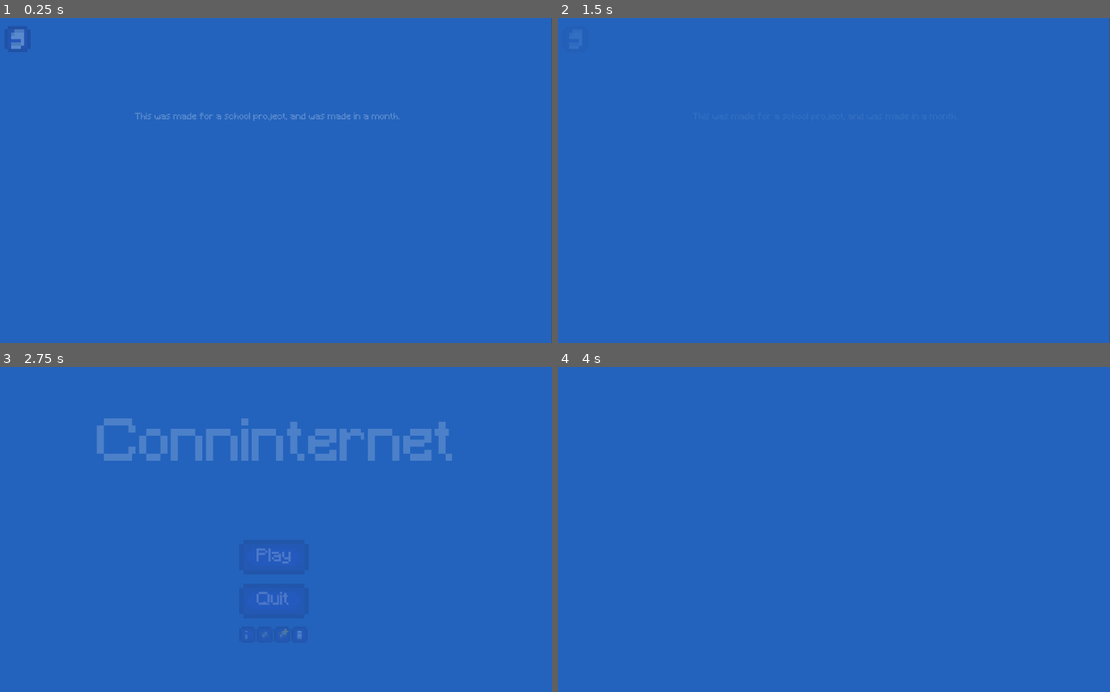
Above: before the commit, frames 1-4 (two rows, left to right).
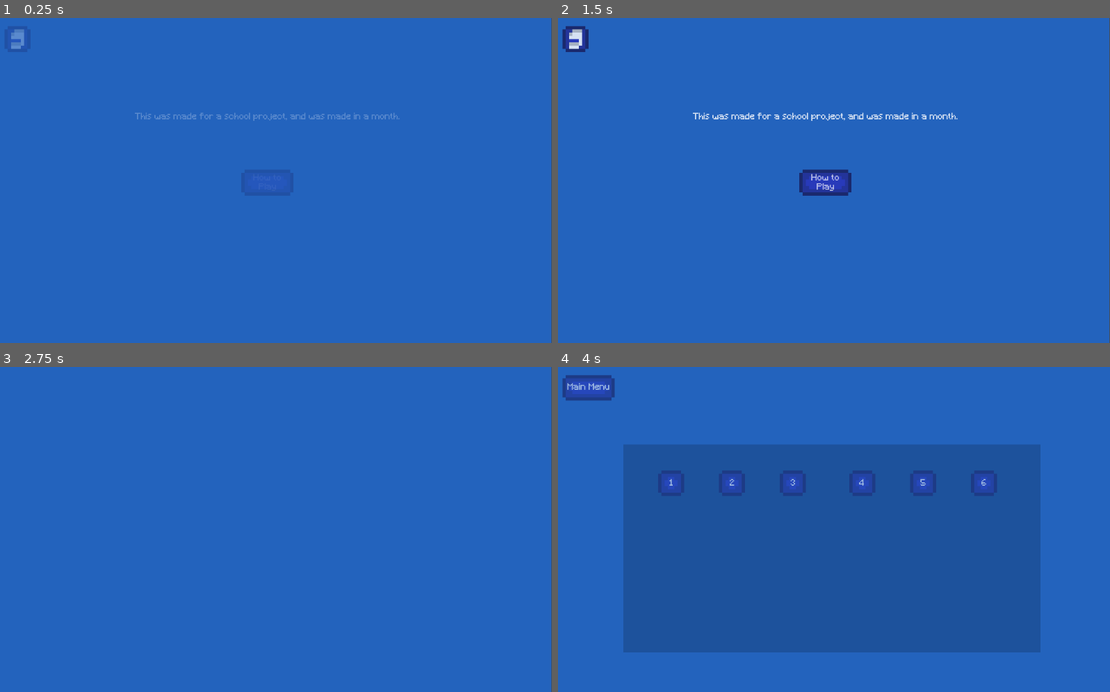
Above: after the commit, the same moments.

Repository: DevBadger10/conninternet
Game: Godot game, scene res://Scenes/Info.tscn
Same seed, same stepped clock (60 frames per second), same inputs: the game is played once before the commit and once after it. This scene is started directly instead of the project's main scene.
Inputs (mouse positions are in pixels of both pictures, inside the frame that each line leads up to):
- Up to frame 1 (0.25 s): no input
- Up to frame 2 (1.5 s): click (574, 37) at 0.5 s; click (822, 183) at 1.25 s, where only the run after the commit has a clickable "How to Play"
- Up to frame 3 (2.75 s): move the mouse to (397, 513) at 2.02 s; click (397, 513) at 2.1 s
- Up to frame 4 (4 s): click (806, 633) at 2.77 s; click (591, 386) at 3.5 s, where only the run after the commit has a clickable "Main Menu"

The runs differ from the first frame. In frame 2, 1.5% of the frame differs, in the area x 0-73%, y 2-55%; in frame 3, 3.5%; in frame 4, 49%, in the area x 0-88%, y 2-88%.

Commit message:
Started to Iterate

Diff:
--- /dev/null
+++ b/Conninternet/Scenes/How To Play/InfoOne.gd
@@ -0,0 +1,87 @@
+extends Node2D
+#var cfg
+#var err
+onready var NextArrow = load("res://Resources/NextArrow.png")
+onready var BackButton = load("res://Resources/Button_Back.png")
+
+func _ready():
+	#cfg = ConfigFile.new()
+	#err = cfg.load("user://tutorial.cfg")
+	#if err != OK:
+	#	print("Not OK!") # why this no work
+	#if ProjectSettings.get_setting("Global/ProceedToGameOrToInfoScreen"): #and cfg.get_value("fullcompleted", "one"):# Cant do the cfg right now its too hard and godot cant create empty files #completed is access and fullcompleted is if it has been accessed through gameplay
+	#	get_tree().change_scene("res://Scenes/Playing.tscn")
+	#else:
+	fadein()
+	if ProjectSettings.get_setting("Global/ProceedToGameOrToInfoScreen"):
+		Print(ProjectSettings.get_setting("Global/ProceedToGameOrToInfoScreen"))
+		$TextureButton.texture_normal = NextArrow
+	if not ProjectSettings.get_setting("Global/ProceedToGameOrToInfoScreen"):
+		Print(ProjectSettings.get_setting("Global/ProceedToGameOrToInfoScreen"))
+		$TextureButton.texture_normal = BackButton
+
+
+func fadein():
+	$Tween.interpolate_property($RichTextLabel, "modulate", Color(1, 1, 1, 0), Color(1, 1, 1, 1), 1.0, Tween.TRANS_LINEAR, Tween.EASE_IN)
+	$Tween2.interpolate_property($RichTextLabel2, "modulate", Color(1, 1, 1, 0), Color(1, 1, 1, 1), 1.0, Tween.TRANS_LINEAR, Tween.EASE_IN)
+	$Tween3.interpolate_property($RichTextLabel3, "modulate", Color(1, 1, 1, 0), Color(1, 1, 1, 1), 1.0, Tween.TRANS_LINEAR, Tween.EASE_IN)
+	$Tween4.interpolate_property($C2s, "modulate", Color(1, 1, 1, 0), Color(1, 1, 1, 1), 1.0, Tween.TRANS_LINEAR, Tween.EASE_IN)
+	$Tween5.interpolate_property($ReceiveAntennaVersion2, "modulate", Color(1, 1, 1, 0), Color(1, 1, 1, 1), 1.0, Tween.TRANS_LINEAR, Tween.EASE_IN)
+	$Tween6.interpolate_property($SendAttenna, "modulate", Color(1, 1, 1, 0), Color(1, 1, 1, 1), 1.0, Tween.TRANS_LINEAR, Tween.EASE_IN)
+	$Tween7.interpolate_property($Proxy, "modulate", Color(1, 1, 1, 0), Color(1, 1, 1, 1), 1.0, Tween.TRANS_LINEAR, Tween.EASE_IN)
+	$Tween8.interpolate_property($AddButton, "modulate", Color(1, 1, 1, 0), Color(1, 1, 1, 1), 1.0, Tween.TRANS_LINEAR, Tween.EASE_IN)
+	$Tween9.interpolate_property($ChangeButton, "modulate", Color(1, 1, 1, 0), Color(1, 1, 1, 1), 1.0, Tween.TRANS_LINEAR, Tween.EASE_IN)
+	$Tween10.interpolate_property($PoweredOffProxy, "modulate", Color(1, 1, 1, 0), Color(1, 1, 1, 1), 1.0, Tween.TRANS_LINEAR, Tween.EASE_IN)
+	$Tween11.interpolate_property($"DeleteButton(RedNotWhite)", "modulate", Color(1, 1, 1, 0), Color(1, 1, 1, 1), 1.0, Tween.TRANS_LINEAR, Tween.EASE_IN)
+	$Tween12.interpolate_property($TextureButton, "modulate", Color(1, 1, 1, 0), Color(1, 1, 1, 1), 1.0, Tween.TRANS_LINEAR, Tween.EASE_IN)
+	$Tween.start()
+	$Tween2.start()
+	$Tween3.start()
+	$Tween4.start()
+	$Tween5.start()
+	$Tween6.start()
+	$Tween7.start()
+	$Tween8.start()
+	$Tween9.start()
+	$Tween10.start()
+	$Tween11.start()
+	$Tween12.start()
+
+func Print(string):
+	print(str(string))
+
+
+func _on_TextureButton_pressed():
+	if ProjectSettings.get_setting("Global/ProceedToGameOrToInfoScreen"):
+		fadeout("res://Scenes/Playing.tscn")
+	if not ProjectSettings.get_setting("Global/ProceedToGameOrToInfoScreen"):
+		fadeout("res://Scenes/Info.tscn")
+
+func fadeout(path):
+	$Tween.interpolate_property($RichTextLabel, "modulate", Color(1, 1, 1, 1), Color(1, 1, 1, 0), 1.0, Tween.TRANS_LINEAR, Tween.EASE_IN)
+	$Tween2.interpolate_property($RichTextLabel2, "modulate", Color(1, 1, 1, 1), Color(1, 1, 1, 0), 1.0, Tween.TRANS_LINEAR, Tween.EASE_IN)
+	$Tween3.interpolate_property($RichTextLabel3, "modulate", Color(1, 1, 1, 1), Color(1, 1, 1, 0), 1.0, Tween.TRANS_LINEAR, Tween.EASE_IN)
+	$Tween4.interpolate_property($C2s, "modulate", Color(1, 1, 1, 1), Color(1, 1, 1, 0), 1.0, Tween.TRANS_LINEAR, Tween.EASE_IN)
+	$Tween5.interpolate_property($ReceiveAntennaVersion2, "modulate", Color(1, 1, 1, 1), Color(1, 1, 1, 0), 1.0, Tween.TRANS_LINEAR, Tween.EASE_IN)
+	$Tween6.interpolate_property($SendAttenna, "modulate", Color(1, 1, 1, 1), Color(1, 1, 1, 0), 1.0, Tween.TRANS_LINEAR, Tween.EASE_IN)
+	$Tween7.interpolate_property($Proxy, "modulate", Color(1, 1, 1, 1), Color(1, 1, 1, 0), 1.0, Tween.TRANS_LINEAR, Tween.EASE_IN)
+	$Tween8.interpolate_property($AddButton, "modulate", Color(1, 1, 1, 1), Color(1, 1, 1, 0), 1.0, Tween.TRANS_LINEAR, Tween.EASE_IN)
+	$Tween9.interpolate_property($ChangeButton, "modulate", Color(1, 1, 1, 1), Color(1, 1, 1, 0), 1.0, Tween.TRANS_LINEAR, Tween.EASE_IN)
+	$Tween10.interpolate_property($PoweredOffProxy, "modulate", Color(1, 1, 1, 1), Color(1, 1, 1, 0), 1.0, Tween.TRANS_LINEAR, Tween.EASE_IN)
+	$Tween11.interpolate_property($"DeleteButton(RedNotWhite)", "modulate", Color(1, 1, 1, 1), Color(1, 1, 1, 0), 1.0, Tween.TRANS_LINEAR, Tween.EASE_IN)
+	$Tween12.interpolate_property($TextureButton, "modulate", Color(1, 1, 1, 1), Color(1, 1, 1, 0), 1.0, Tween.TRANS_LINEAR, Tween.EASE_IN)
+	$Tween.start()
+	$Tween2.start()
+	$Tween3.start()
+	$Tween4.start()
+	$Tween5.start()
+	$Tween6.start()
+	$Tween7.start()
+	$Tween8.start()
+	$Tween9.start()
+	$Tween10.start()
+	$Tween11.start()
+	$Tween12.start() # I had forgotten to add this ex dee
+	$Wait.start()
+	yield($Wait,"timeout")
+	get_tree().change_scene(path)
--- /dev/null
+++ b/Conninternet/Scenes/How To Play/InfoOne.tscn
@@ -0,0 +1,155 @@
+[gd_scene load_steps=11 format=2]
+
+[ext_resource path="res://Scenes/How To Play/InfoOne.gd" type="Script" id=1]
+[ext_resource path="res://Resources/ReceiveAntennaVersion2.png" type="Texture" id=2]
+[ext_resource path="res://Resources/DeleteButton(RedNotWhite).png" type="Texture" id=3]
+[ext_resource path="res://Resources/AddButton.png" type="Texture" id=4]
+[ext_resource path="res://Resources/PoweredOffProxy.png" type="Texture" id=5]
+[ext_resource path="res://Resources/C2S.png" type="Texture" id=6]
+[ext_resource path="res://Resources/SendAttenna.png" type="Texture" id=7]
+[ext_resource path="res://Resources/Proxy.png" type="Texture" id=8]
+[ext_resource path="res://Resources/ChangeButton.png" type="Texture" id=9]
+[ext_resource path="res://Resources/PixelText.tres" type="Theme" id=10]
+
+[node name="Node2D" type="Node2D"]
+script = ExtResource( 1 )
+
+[node name="Backround" type="ColorRect" parent="."]
+margin_right = 1024.0
+margin_bottom = 607.0
+color = Color( 0.141176, 0.392157, 0.745098, 1 )
+
+[node name="RichTextLabel" type="RichTextLabel" parent="."]
+modulate = Color( 1, 1, 1, 0 )
+margin_left = 32.0
+margin_top = 15.0
+margin_right = 124.0
+margin_bottom = 31.0
+rect_scale = Vector2( 4, 4 )
+theme = ExtResource( 10 )
+text = "How to play"
+scroll_active = false
+
+[node name="RichTextLabel2" type="RichTextLabel" parent="."]
+modulate = Color( 1, 1, 1, 0 )
+margin_left = 32.0
+margin_top = 68.0
+margin_right = 124.0
+margin_bottom = 84.0
+theme = ExtResource( 10 )
+text = "Part One"
+scroll_active = false
+
+[node name="RichTextLabel3" type="RichTextLabel" parent="."]
+modulate = Color( 1, 1, 1, 0 )
+margin_left = 32.0
+margin_top = 143.0
+margin_right = 800.0
+margin_bottom = 501.0
+rect_scale = Vector2( 1.25, 1.25 )
+theme = ExtResource( 10 )
+text = "Conninternet Training
+Hello! Thank you for getting a job with Conninternet, the new internet management company!
+
+This is a packet:
+
+As ISPs, our goal is to get packets from the Send antenna to the Receive antenna.
+We do this with Proxy Servers:
+
+You are in charge of placing those proxy servers. You can put them down using the Add button. All packets within a certain radius will go to a proxy server, unless the Receive antenna is within range.
+
+If you don't want a proxy server to have packets going to it, then you can turn it off with the Change tool. A powered-off proxy is the same, just with grey lights.
+
+
+
+When you buy a proxy. you spend $300. When you remove it from the network with the Delete tool, you don't get that money back.
+
+The Customer Satisfaction is important. It's capped at 100 and if it reaches 0 you lose."
+scroll_active = false
+
+[node name="C2s" type="Sprite" parent="."]
+modulate = Color( 1, 1, 1, 0 )
+position = Vector2( 203, 213 )
+scale = Vector2( 2.75, 2.75 )
+texture = ExtResource( 6 )
+
+[node name="ReceiveAntennaVersion2" type="Sprite" parent="."]
+modulate = Color( 1, 1, 1, 0 )
+position = Vector2( 698, 223 )
+scale = Vector2( 1.5, 1.5 )
+texture = ExtResource( 2 )
+
+[node name="SendAttenna" type="Sprite" parent="."]
+modulate = Color( 1, 1, 1, 0 )
+position = Vector2( 476, 223 )
+scale = Vector2( 1.5, 1.5 )
+texture = ExtResource( 7 )
+
+[node name="Proxy" type="Sprite" parent="."]
+modulate = Color( 1, 1, 1, 0 )
+position = Vector2( 341, 278 )
+scale = Vector2( 1.625, 1.5 )
+texture = ExtResource( 8 )
+
+[node name="AddButton" type="Sprite" parent="."]
+modulate = Color( 1, 1, 1, 0 )
+position = Vector2( 867, 287 )
+scale = Vector2( 2.5, 2.5 )
+texture = ExtResource( 4 )
+
+[node name="ChangeButton" type="Sprite" parent="."]
+modulate = Color( 1, 1, 1, 0 )
+position = Vector2( 67, 458 )
+scale = Vector2( 2.5, 2.5 )
+texture = ExtResource( 9 )
+
+[node name="PoweredOffProxy" type="Sprite" parent="."]
+modulate = Color( 1, 1, 1, 0 )
+position = Vector2( 272, 444 )
+scale = Vector2( 1.5, 1.5 )
+texture = ExtResource( 5 )
+
+[node name="DeleteButton(RedNotWhite)" type="Sprite" parent="."]
+modulate = Color( 1, 1, 1, 0 )
+position = Vector2( 902, 479 )
+scale = Vector2( 2.5, 2.5 )
+texture = ExtResource( 3 )
+
+[node name="Tween" type="Tween" parent="."]
+
+[node name="Tween2" type="Tween" parent="."]
+
+[node name="Tween3" type="Tween" parent="."]
+
+[node name="Tween4" type="Tween" parent="."]
+
+[node name="Tween5" type="Tween" parent="."]
+
+[node name="Tween6" type="Tween" parent="."]
+
+[node name="Tween7" type="Tween" parent="."]
+
+[node name="Tween8" type="Tween" parent="."]
+
+[node name="Tween9" type="Tween" parent="."]
+
+[node name="Tween10" type="Tween" parent="."]
+
+[node name="Tween11" type="Tween" parent="."]
+
+[node name="Tween12" type="Tween" parent="."]
+
+[node name="TextureButton" type="TextureButton" parent="."]
+modulate = Color( 1, 1, 1, 0 )
+margin_left = 960.0
+margin_top = 543.0
+margin_right = 1000.0
+margin_bottom = 583.0
+texture_normal = ExtResource( 9 )
+expand = true
+stretch_mode = 4
+
+[node name="Wait" type="Timer" parent="."]
+wait_time = 2.0
+
+[connection signal="pressed" from="TextureButton" to="." method="_on_TextureButton_pressed"]
--- a/Conninternet/Scenes/How To Play/List.tscn
+++ b/Conninternet/Scenes/How To Play/List.tscn
@@ -167,6 +167,14 @@
 [node name="Wait" type="Timer" parent="."]
 wait_time = 2.0
 
+[node name="Tween" type="Tween" parent="."]
+
+[node name="screen" type="ColorRect" parent="."]
+margin_right = 1024.0
+margin_bottom = 607.0
+mouse_filter = 2
+color = Color( 0.141176, 0.392157, 0.745098, 1 )
+
 [connection signal="pressed" from="Menu" to="." method="_on_Menu_pressed"]
 [connection signal="pressed" from="Info1" to="." method="_on_Info1_pressed"]
 [connection signal="pressed" from="Info2" to="." method="_on_Info2_pressed"]
--- a/Conninternet/Scenes/Info.tscn
+++ b/Conninternet/Scenes/Info.tscn
@@ -1,8 +1,9 @@
-[gd_scene load_steps=4 format=2]
+[gd_scene load_steps=5 format=2]
 
 [ext_resource path="res://Scripts/fade_in_info.gd" type="Script" id=1]
 [ext_resource path="res://Resources/Button_Back.png" type="Texture" id=2]
 [ext_resource path="res://Resources/PixelText.tres" type="Theme" id=3]
+[ext_resource path="res://Resources/Button_Base_Big.png" type="Texture" id=4]
 
 [node name="Node2D" type="Node2D"]
 script = ExtResource( 1 )
@@ -14,7 +15,7 @@
 color = Color( 0.141176, 0.392157, 0.745098, 1 )
 
 [node name="Info Text" type="RichTextLabel" parent="."]
-modulate = Color( 1, 1, 1, 0 )
+modulate = Color( 1, 1, 1, 0.00392157 )
 margin_left = 256.0
 margin_top = 175.0
 margin_right = 832.0
@@ -39,4 +40,30 @@
 [node name="Wait" type="Timer" parent="."]
 wait_time = 2.0
 
+[node name="TextureButton" type="TextureButton" parent="."]
+modulate = Color( 1, 1, 1, 0.00392157 )
+margin_left = 452.0
+margin_top = 280.0
+margin_right = 548.0
+margin_bottom = 328.0
+texture_normal = ExtResource( 4 )
+expand = true
+
+[node name="RichTextLabel" type="RichTextLabel" parent="TextureButton"]
+modulate = Color( 1, 1, 1, 0.00392157 )
+margin_left = 22.0
+margin_top = 8.0
+margin_right = 86.0
+margin_bottom = 48.0
+mouse_filter = 2
+theme = ExtResource( 3 )
+text = "How to
+  Play"
+scroll_active = false
+
+[node name="Tween" type="Tween" parent="."]
+
+[node name="Tween2" type="Tween" parent="."]
+
 [connection signal="pressed" from="BackButton" to="." method="_on_BackButton_pressed"]
+[connection signal="pressed" from="TextureButton" to="." method="_on_TextureButton_pressed"]
--- a/Conninternet/Scripts/List.gd
+++ b/Conninternet/Scripts/List.gd
@@ -2,6 +2,7 @@
 
 func _ready(): # Note to self: document this in the project section! VERY IMPORTANT!!!!!!
 	fadein()
+	ProjectSettings.set_setting("Global/ProceedToGameOrToInfoScreen",false)
 	setup_variables()
 
 func setup_variables():
@@ -11,40 +12,44 @@
 	fadeout("res://Scenes/Menu.tscn")
 
 func fadein():
-	$Backround2/Tween.interpolate_property($Backround2, "modulate", Color(1, 1, 1, 0), Color(1, 1, 1, 1), 1.0, Tween.TRANS_LINEAR, Tween.EASE_IN)
-	$Menu/Tween.interpolate_property($Menu, "modulate", Color(1, 1, 1, 0), Color(1, 1, 1, 1), 1.0, Tween.TRANS_LINEAR, Tween.EASE_IN)
-	$Info1/Tween.interpolate_property($Info1, "modulate", Color(1, 1, 1, 0), Color(1, 1, 1, 1), 1.0, Tween.TRANS_LINEAR, Tween.EASE_IN)
-	$Info2/Tween.interpolate_property($Info2, "modulate", Color(1, 1, 1, 0), Color(1, 1, 1, 1), 1.0, Tween.TRANS_LINEAR, Tween.EASE_IN)
-	$Info3/Tween.interpolate_property($Info3, "modulate", Color(1, 1, 1, 0), Color(1, 1, 1, 1), 1.0, Tween.TRANS_LINEAR, Tween.EASE_IN)
-	$Info4/Tween.interpolate_property($Info4, "modulate", Color(1, 1, 1, 0), Color(1, 1, 1, 1), 1.0, Tween.TRANS_LINEAR, Tween.EASE_IN)
-	$Info5/Tween.interpolate_property($Info5, "modulate", Color(1, 1, 1, 0), Color(1, 1, 1, 1), 1.0, Tween.TRANS_LINEAR, Tween.EASE_IN)
-	$Info6/Tween.interpolate_property($Info6, "modulate", Color(1, 1, 1, 0), Color(1, 1, 1, 1), 1.0, Tween.TRANS_LINEAR, Tween.EASE_IN)
-	$Backround2/Tween.start()
-	$Menu/Tween.start()
-	$Info1/Tween.start()
-	$Info2/Tween.start()
-	$Info3/Tween.start()
-	$Info4/Tween.start()
-	$Info6/Tween.start()
-	$Info5/Tween.start()
+	#$Backround2/Tween.interpolate_property($Backround2, "modulate", Color(1, 1, 1, 0), Color(1, 1, 1, 1), 1.0, Tween.TRANS_LINEAR, Tween.EASE_IN)
+	#$Menu/Tween.interpolate_property($Menu, "modulate", Color(1, 1, 1, 0), Color(1, 1, 1, 1), 1.0, Tween.TRANS_LINEAR, Tween.EASE_IN)
+	#$Info1/Tween.interpolate_property($Info1, "modulate", Color(1, 1, 1, 0), Color(1, 1, 1, 1), 1.0, Tween.TRANS_LINEAR, Tween.EASE_IN)
+	#$Info2/Tween.interpolate_property($Info2, "modulate", Color(1, 1, 1, 0), Color(1, 1, 1, 1), 1.0, Tween.TRANS_LINEAR, Tween.EASE_IN)
+	#$Info3/Tween.interpolate_property($Info3, "modulate", Color(1, 1, 1, 0), Color(1, 1, 1, 1), 1.0, Tween.TRANS_LINEAR, Tween.EASE_IN)
+	#$Info4/Tween.interpolate_property($Info4, "modulate", Color(1, 1, 1, 0), Color(1, 1, 1, 1), 1.0, Tween.TRANS_LINEAR, Tween.EASE_IN)
+	#$Info5/Tween.interpolate_property($Info5, "modulate", Color(1, 1, 1, 0), Color(1, 1, 1, 1), 1.0, Tween.TRANS_LINEAR, Tween.EASE_IN)
+	#$Info6/Tween.interpolate_property($Info6, "modulate", Color(1, 1, 1, 0), Color(1, 1, 1, 1), 1.0, Tween.TRANS_LINEAR, Tween.EASE_IN)
+	$Tween.interpolate_property($screen, "modulate", Color(1, 1, 1, 1), Color(1, 1, 1, 0), 1.0, Tween.TRANS_LINEAR, Tween.EASE_IN)
+	#$Backround2/Tween.start()
+	#$Menu/Tween.start()
+	#$Info1/Tween.start()
+	#$Info2/Tween.start()
+	#$Info3/Tween.start()
+	#$Info4/Tween.start()
+	#$Info6/Tween.start()
+	#$Info5/Tween.start()
+	$Tween.start()
 
 func fadeout(newscene):
-	$Backround2/Tween.interpolate_property($Backround2, "modulate", Color(1, 1, 1, 1), Color(1, 1, 1, 0), 1.0, Tween.TRANS_LINEAR, Tween.EASE_IN)
-	$Menu/Tween.interpolate_property($Menu, "modulate", Color(1, 1, 1, 1), Color(1, 1, 1, 0), 1.0, Tween.TRANS_LINEAR, Tween.EASE_IN)
-	$Info1/Tween.interpolate_property($Info1, "modulate", Color(1, 1, 1, 1), Color(1, 1, 1, 0), 1.0, Tween.TRANS_LINEAR, Tween.EASE_IN)
-	$Info2/Tween.interpolate_property($Info2, "modulate", Color(1, 1, 1, 1), Color(1, 1, 1, 0), 1.0, Tween.TRANS_LINEAR, Tween.EASE_IN)
-	$Info3/Tween.interpolate_property($Info3, "modulate", Color(1, 1, 1, 1), Color(1, 1, 1, 0), 1.0, Tween.TRANS_LINEAR, Tween.EASE_IN)
-	$Info4/Tween.interpolate_property($Info4, "modulate", Color(1, 1, 1, 1), Color(1, 1, 1, 0), 1.0, Tween.TRANS_LINEAR, Tween.EASE_IN)
-	$Info5/Tween.interpolate_property($Info5, "modulate", Color(1, 1, 1, 1), Color(1, 1, 1, 0), 1.0, Tween.TRANS_LINEAR, Tween.EASE_IN)
-	$Info6/Tween.interpolate_property($Info6, "modulate", Color(1, 1, 1, 1), Color(1, 1, 1, 0), 1.0, Tween.TRANS_LINEAR, Tween.EASE_IN)
-	$Backround2/Tween.start()
-	$Menu/Tween.start()
-	$Info1/Tween.start()
-	$Info2/Tween.start()
-	$Info3/Tween.start()
-	$Info4/Tween.start()
-	$Info6/Tween.start()
-	$Info5/Tween.start()
+	#$Backround2/Tween.interpolate_property($Backround2, "modulate", Color(1, 1, 1, 1), Color(1, 1, 1, 0), 1.0, Tween.TRANS_LINEAR, Tween.EASE_IN)
+	#$Menu/Tween.interpolate_property($Menu, "modulate", Color(1, 1, 1, 1), Color(1, 1, 1, 0), 1.0, Tween.TRANS_LINEAR, Tween.EASE_IN)
+	#$Info1/Tween.interpolate_property($Info1, "modulate", Color(1, 1, 1, 1), Color(1, 1, 1, 0), 1.0, Tween.TRANS_LINEAR, Tween.EASE_IN)
+	#$Info2/Tween.interpolate_property($Info2, "modulate", Color(1, 1, 1, 1), Color(1, 1, 1, 0), 1.0, Tween.TRANS_LINEAR, Tween.EASE_IN)
+	#$Info3/Tween.interpolate_property($Info3, "modulate", Color(1, 1, 1, 1), Color(1, 1, 1, 0), 1.0, Tween.TRANS_LINEAR, Tween.EASE_IN)
+	#$Info4/Tween.interpolate_property($Info4, "modulate", Color(1, 1, 1, 1), Color(1, 1, 1, 0), 1.0, Tween.TRANS_LINEAR, Tween.EASE_IN)
+	#$Info5/Tween.interpolate_property($Info5, "modulate", Color(1, 1, 1, 1), Color(1, 1, 1, 0), 1.0, Tween.TRANS_LINEAR, Tween.EASE_IN)
+	#$Info6/Tween.interpolate_property($Info6, "modulate", Color(1, 1, 1, 1), Color(1, 1, 1, 0), 1.0, Tween.TRANS_LINEAR, Tween.EASE_IN)
+	$Tween.interpolate_property($screen, "modulate", Color(1, 1, 1, 0), Color(1, 1, 1, 1), 1.0, Tween.TRANS_LINEAR, Tween.EASE_IN)
+	#$Backround2/Tween.start()
+	#$Menu/Tween.start()
+	#$Info1/Tween.start()
+	#$Info2/Tween.start()
+	#$Info3/Tween.start()
+	#$Info4/Tween.start()
+	#$Info6/Tween.start()
+	#$Info5/Tween.start()
+	$Tween.start() #before the text wasnt set up
 	$Wait.start()
 	yield($Wait, "timeout")
 	get_tree().change_scene(newscene)
--- a/Conninternet/Scripts/Menu.gd
+++ b/Conninternet/Scripts/Menu.gd
@@ -37,7 +37,8 @@
 
 func _on_PlayButton_pressed():
 	print("playbuttonpressed") # THE TEXT WAS BLOCKING THE BUTTON GRRR
-	startFadeout("res://Scenes/Playing.tscn")
+	ProjectSettings.set_setting("Global/ProceedToGameOrToInfoScreen",true)
+	startFadeout("res://Scenes/How To Play/InfoOne.tscn")
 
 
 func _on_QuitButton_pressed():
--- a/Conninternet/Scripts/fade_in_info.gd
+++ b/Conninternet/Scripts/fade_in_info.gd
@@ -9,14 +9,26 @@
 func fadeIn():
 	$FadeText.interpolate_property($"Info Text", "modulate", Color(1, 1, 1, 0), Color(1, 1, 1, 1), 1.0, Tween.TRANS_LINEAR, Tween.EASE_IN)
 	$FadeButton.interpolate_property($BackButton, "modulate", Color(1, 1, 1, 0), Color(1, 1, 1, 1), 1.0, Tween.TRANS_LINEAR, Tween.EASE_IN)
+	$Tween.interpolate_property($TextureButton, "modulate", Color(1, 1, 1, 0), Color(1, 1, 1, 1), 1.0, Tween.TRANS_LINEAR, Tween.EASE_IN)
+	$Tween2.interpolate_property($TextureButton/RichTextLabel, "modulate", Color(1, 1, 1, 0), Color(1, 1, 1, 1), 1.0, Tween.TRANS_LINEAR, Tween.EASE_IN)
+	$Tween.start()
+	$Tween2.start()
 	$FadeText.start()
 	$FadeButton.start()
 
 func fadeOut(new_scene):
 	$FadeText.interpolate_property($"Info Text", "modulate", Color(1, 1, 1, 1), Color(1, 1, 1, 0), 1.0, Tween.TRANS_LINEAR, Tween.EASE_IN)
 	$FadeButton.interpolate_property($BackButton, "modulate", Color(1, 1, 1, 1), Color(1, 1, 1, 0), 1.0, Tween.TRANS_LINEAR, Tween.EASE_IN)
+	$Tween.interpolate_property($TextureButton, "modulate", Color(1, 1, 1, 1), Color(1, 1, 1, 0), 1.0, Tween.TRANS_LINEAR, Tween.EASE_IN)
+	$Tween2.interpolate_property($TextureButton/RichTextLabel, "modulate", Color(1, 1, 1, 1), Color(1, 1, 1, 0), 1.0, Tween.TRANS_LINEAR, Tween.EASE_IN)
+	$Tween.start()
+	$Tween2.start()
 	$FadeText.start()
 	$FadeButton.start()
 	$Wait.start()
 	yield($Wait, "timeout")
 	get_tree().change_scene(new_scene)
+
+
+func _on_TextureButton_pressed():
+	fadeOut("res://Scenes/How To Play/List.tscn")
